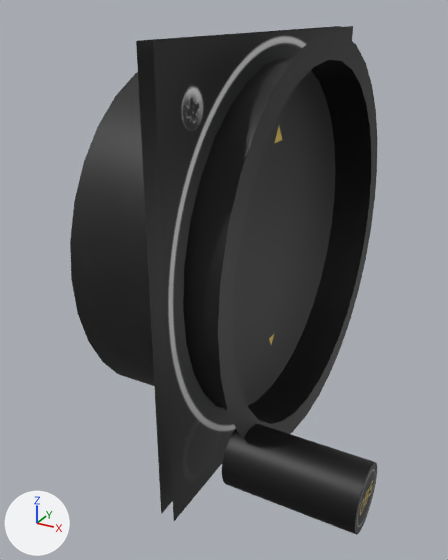
The Blender file dev/blender/instruments/vor2.blend, before and after one commit.
One viewpoint serves both versions: a 50 mm lens placed at (-0.3303, -0.1523, 0.0416), pointed at (-0.3856, -0.0517, -0.0087). The axes (+X, +Y, +Z) are drawn at lower left. The lights are the same throughout.

Names of what the first picture shows: 'Case', 'Face', 'Front', 'disk'.
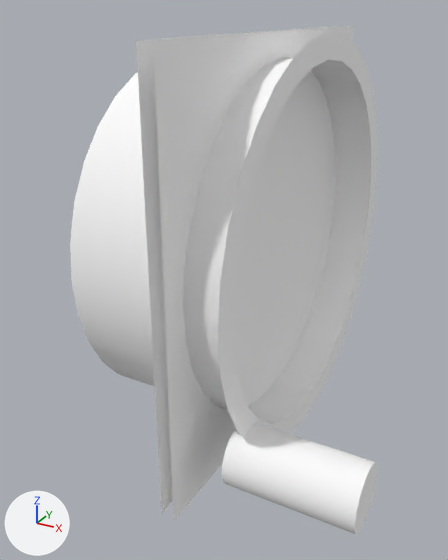
Where the newer file only moved an object's origin or applied its transform, the numbers keep the older frame.

Edits to the bpy script that builds the scene:
```text
Change mat_face:
    remove mat_face.texture = img_vor
    mat_face: principled_material('face') -> diffuse_material('face')
    add mat_face.base_color = (1.0, 1.0, 1.0)  # white #ffffff
Change mat_knob:
    remove mat_knob.texture = img_vor
    mat_knob: principled_material('knob') -> diffuse_material('knob')
    add mat_knob.base_color = (1.0, 1.0, 1.0)  # white #ffffff
Change me_circle_009:
    where me_circle_009.from_pydata(...)  # 128 vertices, 64 faces; spans x -0.032..0.0, y -0.1299..-0.0499, z -0.0403..0.0397
    remove me_circle_009.materials.append(mat_material)  # picture img_vor
    add me_circle_009.materials.append(mat_needle)  # white #ffffff
```

Location of each change, [x1, y1, x2, y2] in pixels of the pictures (448 x 560 px):
'Case', recoloured (black to grey)
    both: [70, 31, 377, 438]
'Front', surface changed (black to grey)
    both: [153, 26, 353, 521]
'disk', surface changed (black to white)
    both: [222, 424, 377, 535]
'Face', surface changed (black to grey)
    both: [136, 26, 341, 514]
'Ring', surface changed
    both: [164, 28, 353, 41]
